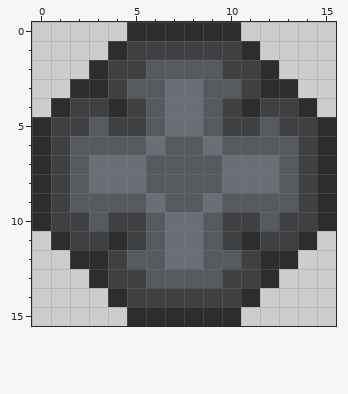
Pixel-art sprite: sprites-override/units/spiroct-joint.png. The picture above is the old version.
The file is 32x32 pixels, drawn in blocks of 2x2; one block is one cell here. Colours within 5 levels of each other are drawn and written as one.
After the commit:
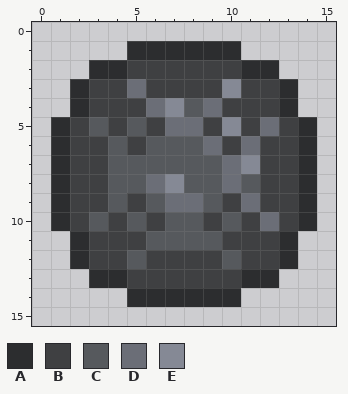
Palette (. is transparent): A #2c2d2f  B #3f4042  C #56595d  D #6b6e77  E #858995
What changed:
Changed rows in their new state; - is an unchanged pixel.
first column x 0:
 0 -----......-----
 1 ----.AAAAAA.----
 2 ----A-BBBB-A----
 3 ---B-DBBBBE-B---
 4 -.A-B-DECD-B-A.-
 5 .A---CB--BE-D-A.
 6 .ABB-BC---BDBBA.
 7 .ABBCC-----EBBA.
 8 .ABBCCDE---CBBA.
 9 .ABB-BCDDCBDBBA.
10 .A---CBCCBC-D-A.
11 -.A-B--CC--B-A.-
12 ---B--BBBB--B---
13 ----A-BBBB-A----
14 ----.AAAAAA.----
15 -----......-----
Pixel boxes of the changes (left, top, right, bottom) in both pictures:
changed: (32, 22, 336, 326)
